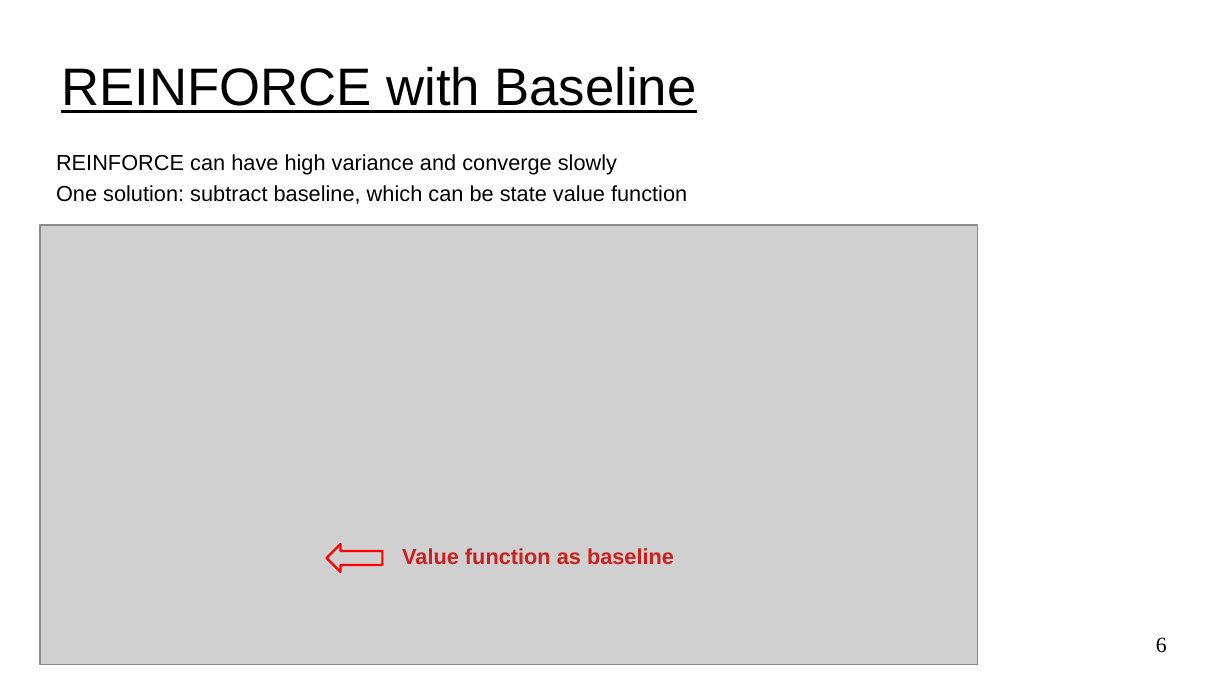
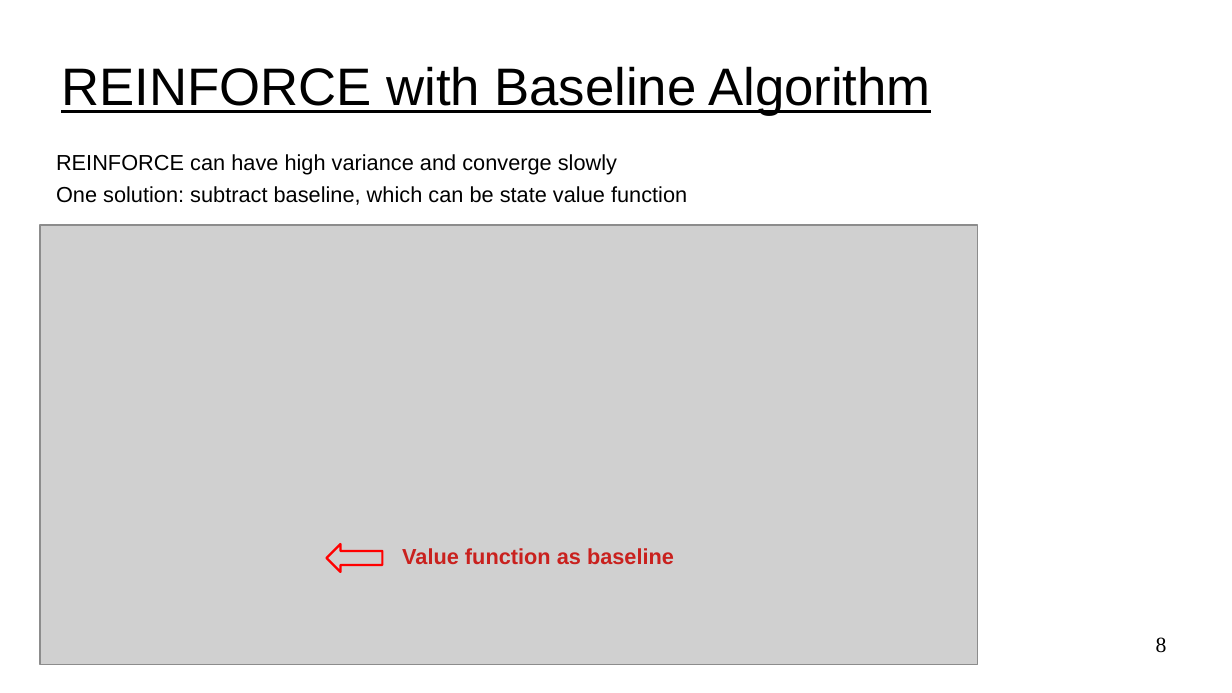
Before and after one commit to UVADS/reinforcement_learning, a slide deck: slide 8 of 08_policy_gradients_extensions/policy_gradients_extensions.ppt (slide 6 before the commit). Drawn at 1232x693 pixels with LibreOffice and Linux fonts; fonts in the diff are those of the drawing; grey boxes stand for pictures. Boxes give left, top, right and bottom in pixels: in the first picture for what was removed or moved away, otherwise in the second. Text is boxed around its words. In the diff, an @@ line names an element or a change of style, - is before the commit and + after.

```diff
--- a/08_policy_gradients_extensions/policy_gradients_extensions.ppt
+++ b/08_policy_gradients_extensions/policy_gradients_extensions.ppt
@@ title at box(61, 66, 931, 116): text changed @@
-REINFORCE with Baseline
+REINFORCE with Baseline Algorithm
@@ page number at box(1156, 637, 1167, 653): text changed @@
-6
+8
```
Also in this commit, not shown: 6 other slides changed, 3 slides added, 1 other file.
